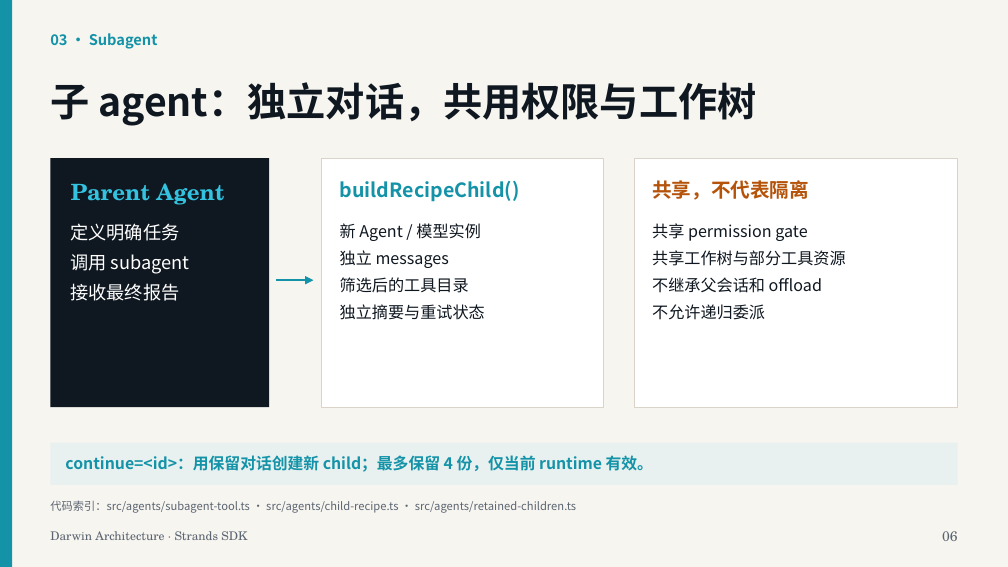
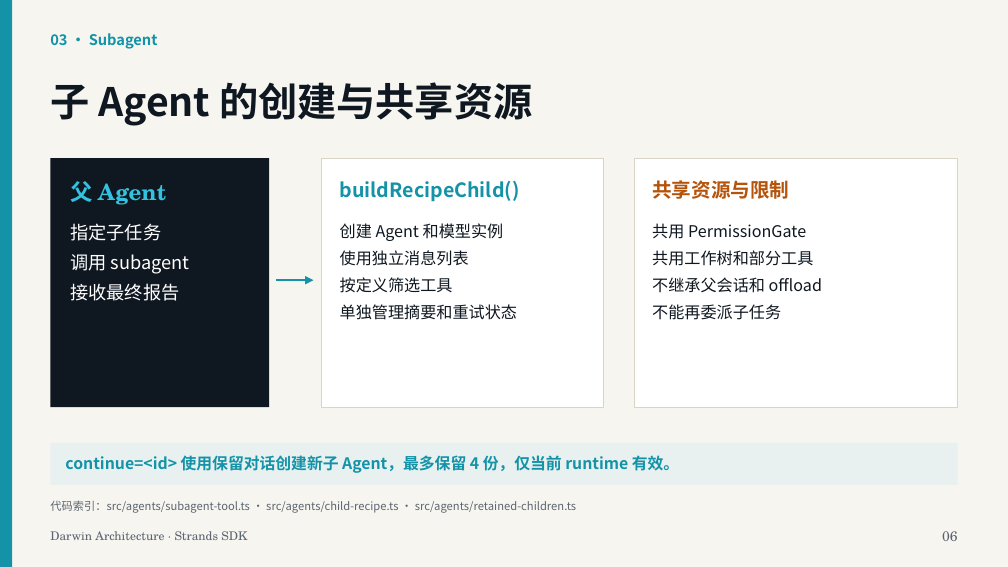
Before and after one commit to xiehust/strands-darwin, a slide deck: slide 6 of docs/ppt/darwin-architecture-strands-sdk.zh-CN.pptx. Drawn at 1008x567 pixels with LibreOffice and Linux fonts; fonts in the diff are those of the drawing. Boxes give left, top, right and bottom in pixels: in the first picture for what was removed or moved away, otherwise in the second. Text is boxed around its words. In the diff, an @@ line names an element or a change of style, - is before the commit and + after.

```diff
--- a/docs/ppt/darwin-architecture-strands-sdk.zh-CN.pptx
+++ b/docs/ppt/darwin-architecture-strands-sdk.zh-CN.pptx
@@ text at bbox=[50, 82, 532, 126]: text changed @@
-子 agent：独立对话，共用权限与工作树
+子 Agent 的创建与共享资源
@@ text at bbox=[71, 181, 166, 205]: text changed @@
-Parent Agent
+父 Agent
@@ text at bbox=[652, 180, 789, 199]: text changed @@
-共享，不代表隔离
+共享资源与限制
@@ text at bbox=[71, 223, 162, 241]: text changed @@
-定义明确任务
+指定子任务
@@ text at bbox=[340, 223, 517, 320]: text changed @@
-新 Agent / 模型实例
-独立 messages
-筛选后的工具目录
-独立摘要与重试状态
+创建 Agent 和模型实例
+使用独立消息列表
+按定义筛选工具
+单独管理摘要和重试状态
@@ text at bbox=[652, 223, 813, 266]: text changed @@
-共享 permission gate
-共享工作树与部分工具资源
+共用 PermissionGate
+共用工作树和部分工具
@@ text at bbox=[652, 304, 781, 320]: text changed @@
-不允许递归委派
+不能再委派子任务
@@ text at bbox=[65, 455, 679, 473]: text changed @@
-continue=<id>：用保留对话创建新 child；最多保留 4 份，仅当前 runtime 有效。
+continue=<id> 使用保留对话创建新子 Agent，最多保留 4 份，仅当前 runtime 有效。
```
Also in this commit, not shown: 20 other slides changed, 2 other files.
